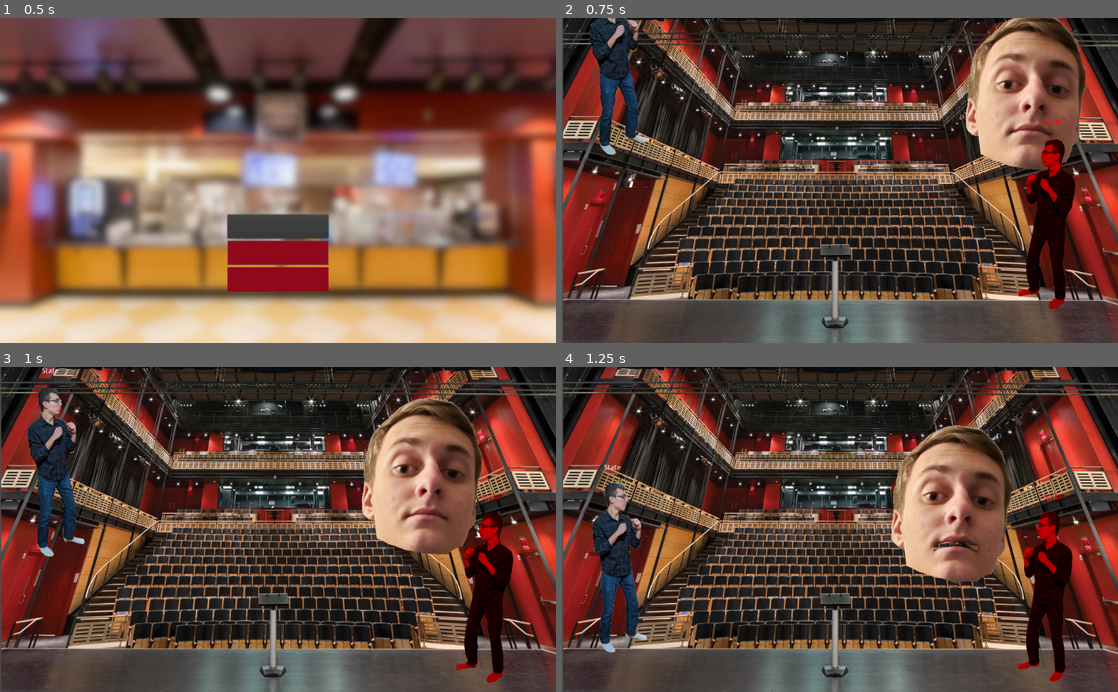
Above: before the commit, frames 1-4 (two rows, left to right).
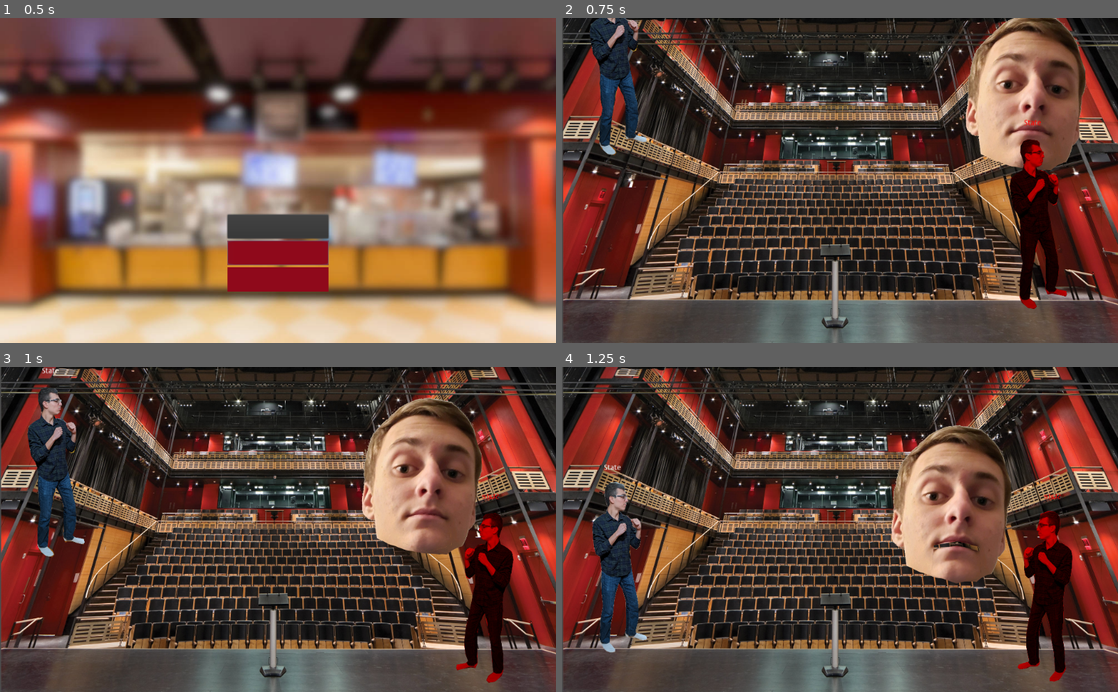
Above: after the commit, the same moments.

Repository: Apexal/wrathskeller
Game: Godot game, scene res://src/scenes/menu/Menu.tscn
Same seed, same stepped clock (60 frames per second), same inputs: the game is played once before the commit and once after it.
Inputs:
- Up to frame 1 (0.5 s): no input
- Up to frame 2 (0.75 s): click "Training" at 0.5 s
- Up to frame 3 (1 s): no input
- Up to frame 4 (1.25 s): no input

Frame 1 is identical in both runs. In frame 2, 3.2% of the frame differs, in the area x 80-93%, y 31-90%; in frame 3, nothing differs; in frame 4, nothing differs.

Commit message:
Add flip delay

Diff:
--- a/src/actors/actor.gd
+++ b/src/actors/actor.gd
@@ -22,6 +22,8 @@
 
 var target_to_face: KinematicBody2D # If set, will always face this body
 var _is_flipped := true # Used to determine when to flip to face target
+const _flip_delay := 0.25
+var _flip_timer := _flip_delay
 
 func take_damage(damage_amount: float) -> float:
 	"""
@@ -49,12 +51,15 @@
 
 	return _health
 
-func _face_target():
+func _face_target(delta):
 	# Always make sure to face the target, if set
 	if target_to_face:
 		if (_is_flipped and position.x > target_to_face.position.x) or (not _is_flipped and position.x < target_to_face.position.x):
-			_is_flipped = not _is_flipped
-			scale.x = -1
+			_flip_timer -= delta
+			if _flip_timer <= 0.0:
+				_flip_timer = _flip_delay
+				_is_flipped = not _is_flipped
+				scale.x = -1
 
 func _physics_process(delta):
 	"""
@@ -63,6 +68,6 @@
 	It applies gravity to the current velocity, applies the velocity, and faces the target.
 	"""
 
+	_face_target(delta)
 	_velocity.y += gravity * delta
 	move_and_slide(_velocity, FLOOR_NORMAL)
-	_face_target()
